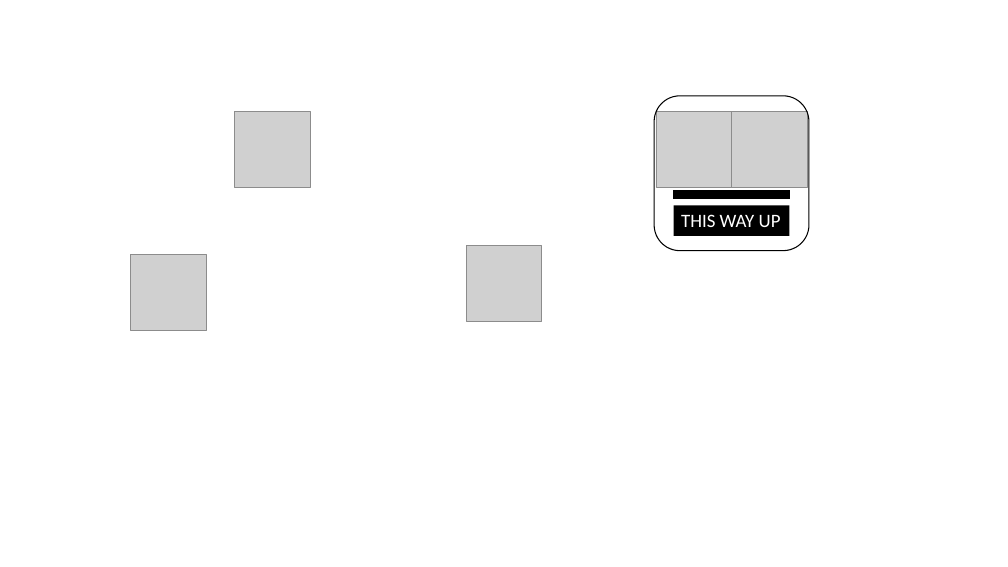
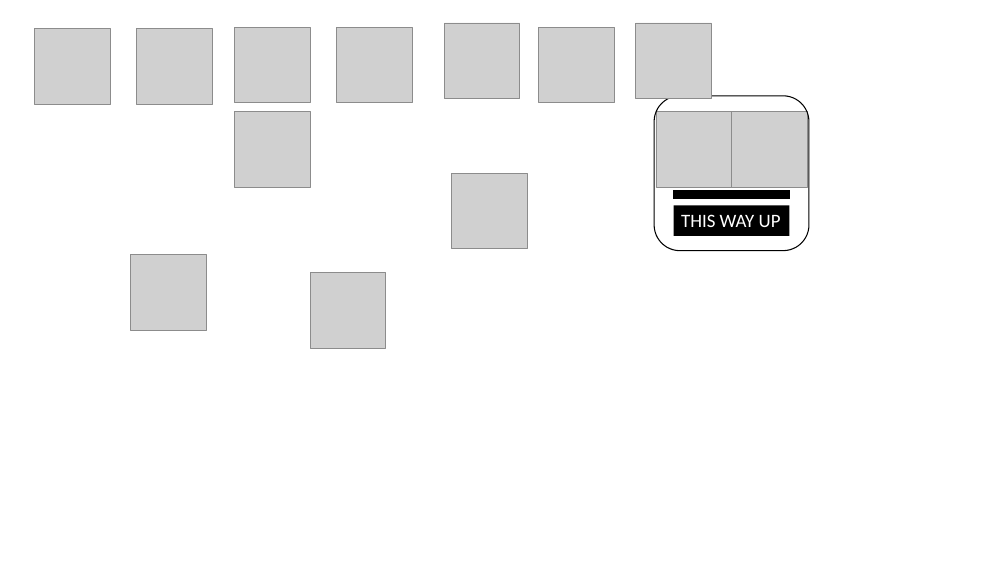
Before and after one commit to CallumShillan/Welcome-Prisoner, a slide deck: slide 10 of Assets/Materials + Textures/Personal/Roomnames/Roomnames.pptx. Drawn at 1008x567 pixels with LibreOffice and Linux fonts; fonts in the diff are those of the drawing; grey boxes stand for pictures. Boxes give left, top, right and bottom in pixels: in the first picture for what was removed or moved away, otherwise in the second. Text is boxed around its words. In the diff, an @@ line names an element or a change of style, - is before the commit and + after.

```diff
--- a/Assets/Materials + Textures/Personal/Roomnames/Roomnames.pptx
+++ b/Assets/Materials + Textures/Personal/Roomnames/Roomnames.pptx
@@ picture added at [35, 29, 110, 104] @@
@@ picture added at [136, 29, 212, 104] @@
@@ picture added at [234, 27, 310, 103] @@
@@ picture added at [337, 27, 412, 103] @@
@@ picture added at [445, 23, 520, 98] @@
@@ picture added at [539, 27, 615, 103] @@
@@ picture added at [636, 23, 712, 98] @@
@@ picture: place and size @@
-picture at [467, 246, 542, 321]
+picture at [452, 173, 528, 249]
@@ picture added at [310, 272, 386, 348] @@
```
Also in this commit, not shown: 43 other files.
